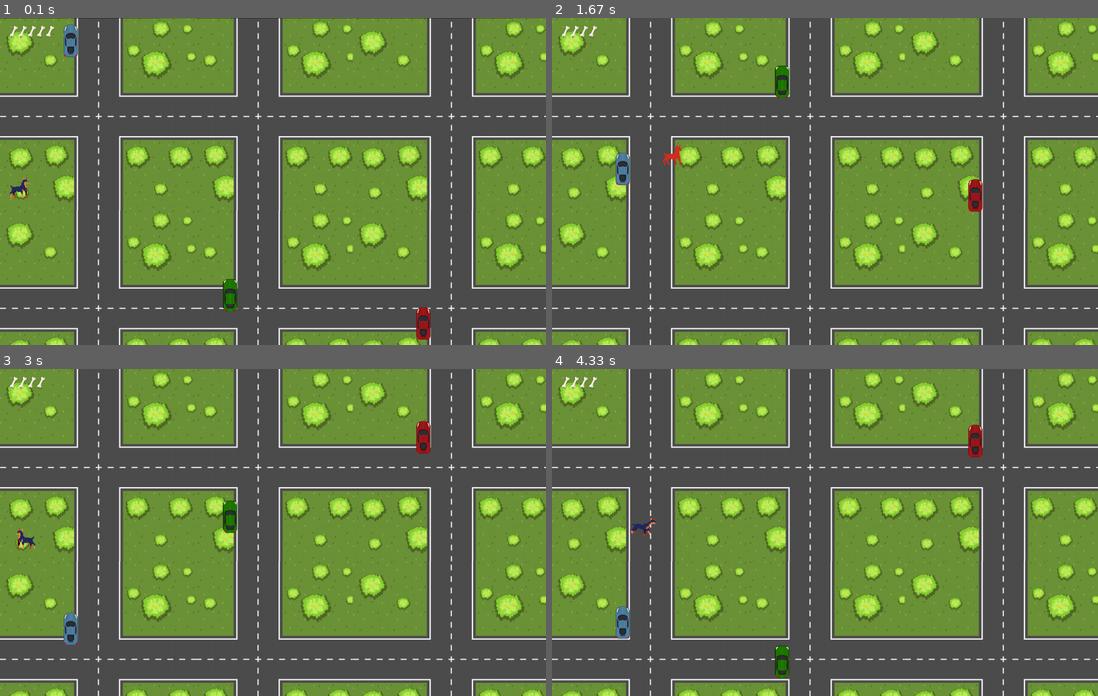
Above: before the commit, frames 1-4 (two rows, left to right).
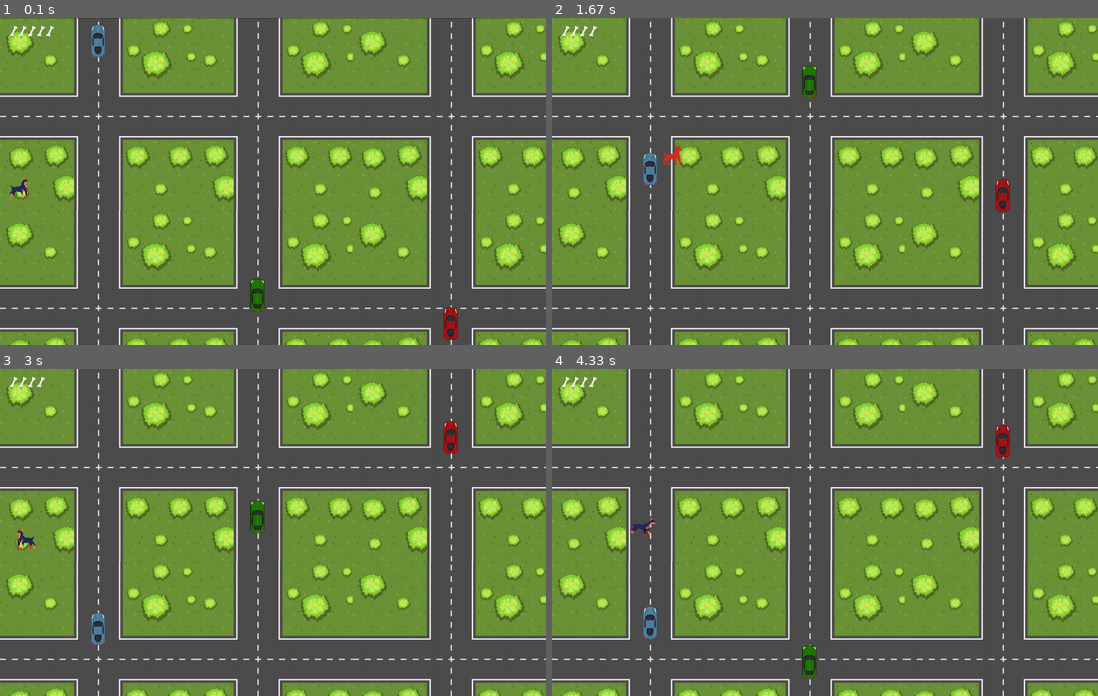
Above: after the commit, the same moments.

Repository: baby-sal/dogtective
Game: pygame game, started from user_interface/game.py
The game is run twice, just before and just after one commit, with the same random seed, the same clock (stepped at 60 frames per second) and the same inputs.
Inputs:
- Up to frame 1 (0.1 s): no input
- Up to frame 2 (1.67 s): hold Right 0.33-0.8 s; hold Up 0.83-1.13 s; hold Right 1.17-1.63 s
- Up to frame 3 (3 s): hold Left 1.67-2.2 s; hold Down 2.23-2.53 s; hold Left 2.57-2.97 s
- Up to frame 4 (4.33 s): hold Up 3-3.37 s; hold Right 3.4-4.03 s; hold Down from 4.07 s (still down)

The runs differ from the first frame. In frame 1, 1.5% of the frame differs, in the area x 11-84%, y 0-99%; in frame 2, 1.5%; in frame 3, 1.5%; in frame 4, 1.5%.

Commit message:
changed car dimensions to show bigger

Diff:
--- a/user_interface/game.py
+++ b/user_interface/game.py
@@ -34,9 +34,9 @@
         car_img1 = pygame.image.load('../logic/assets/images/obstacles/blue_car.png').convert_alpha()
         car_img2 = pygame.image.load('../logic/assets/images/obstacles/green_car.png').convert_alpha()
         car_img3 = pygame.image.load('../logic/assets/images/obstacles/red_car.png').convert_alpha()
-        car1 = Obstacle("car1", car_img1, 140, 0, 0.2, 1, 3)
-        car2 = Obstacle("car2", car_img2, 490, 600, 0.2, 2, -5)
-        car3 = Obstacle("car3", car_img3, 915, 800, 0.2, 1, 3)
+        car1 = Obstacle("car1", car_img1, 200, 0, 0.2, 1, 3)
+        car2 = Obstacle("car2", car_img2, 550, 600, 0.2, 2, -5)
+        car3 = Obstacle("car3", car_img3, 975, 800, 0.2, 1, 3)
         self.car_group = pygame.sprite.Group()
         self.car_group.add(car1, car2, car3)
 
